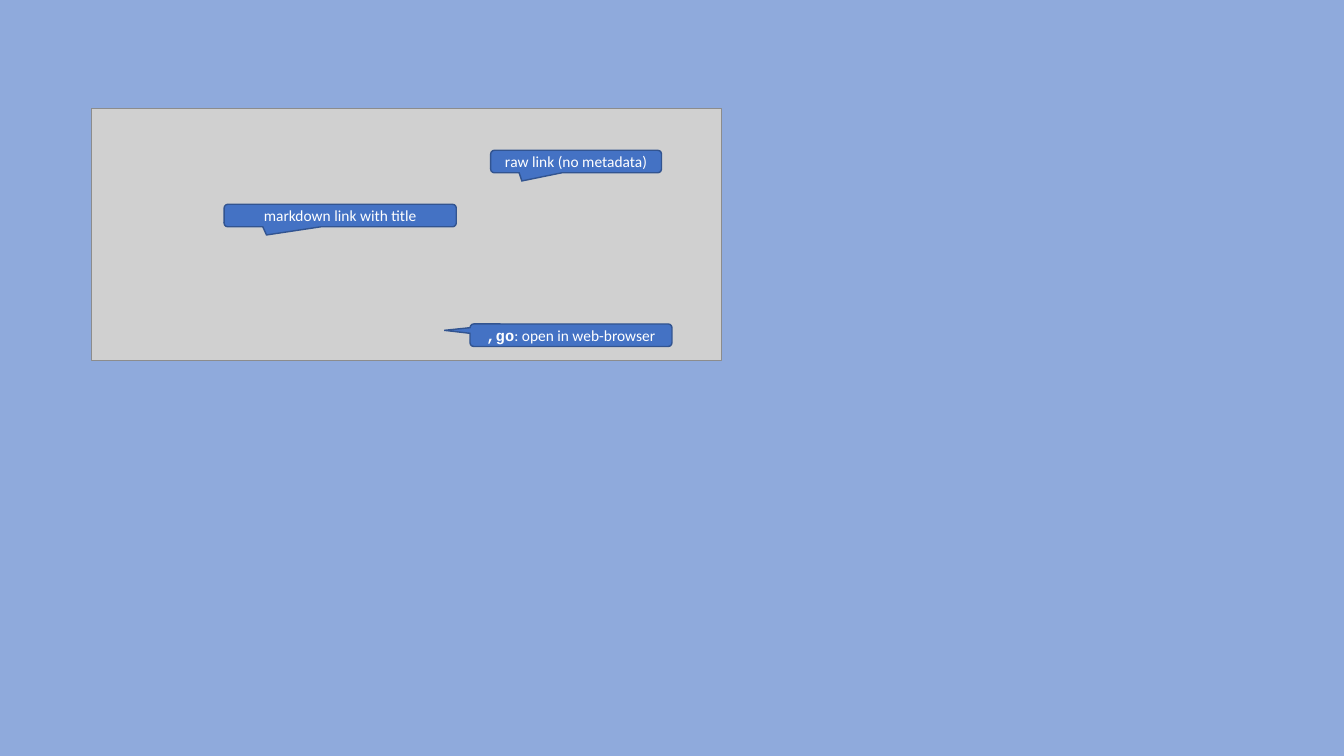
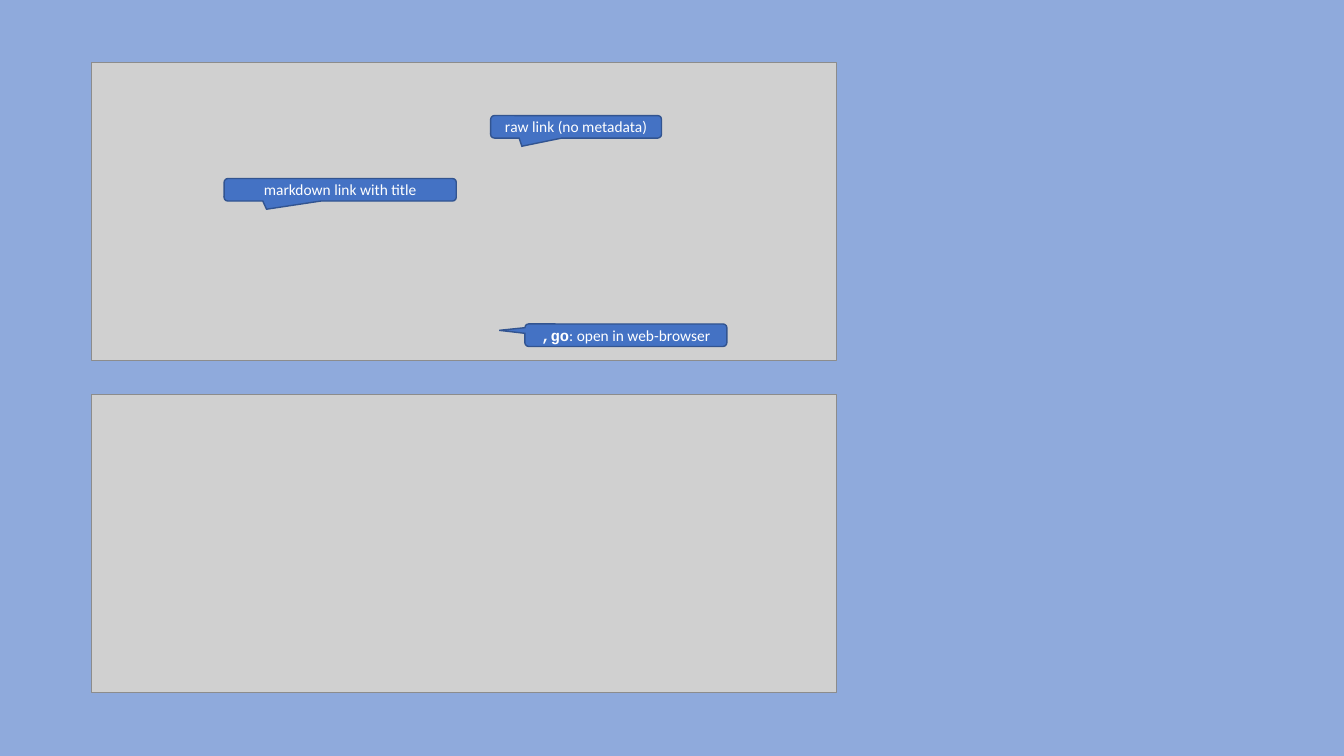
Before and after one commit to sysid/vimania-uri-rs, a slide deck: slide 2 of doc/vimania-uri.pptx. Drawn at 1344x756 pixels with LibreOffice and Linux fonts; fonts in the diff are those of the drawing; grey boxes stand for pictures. Boxes give left, top, right and bottom in pixels: in the first picture for what was removed or moved away, otherwise in the second. Text is boxed around its words. In the diff, an @@ line names an element or a change of style, - is before the commit and + after.

```diff
--- a/doc/vimania-uri.pptx
+++ b/doc/vimania-uri.pptx
@@ picture: place and size @@
-picture at (92,109,721,361)
+picture at (92,63,837,361)
@@ rounded speech box "raw link (no metadata)": place and size @@
-rounded speech box "raw link (no metadata)" at (491,150,661,172)
+rounded speech box "raw link (no metadata)" at (491,116,661,138)
@@ rounded speech box "markdown link with title": place and size @@
-rounded speech box "markdown link with title" at (224,205,456,227)
+rounded speech box "markdown link with title" at (224,178,456,201)
@@ rounded speech box ",go: open in web-browser": place and size @@
-rounded speech box ",go: open in web-browser" at (470,324,671,346)
+rounded speech box ",go: open in web-browser" at (525,324,727,346)
@@ picture added at (92,394,837,693) @@
```
Also in this commit, not shown: 6 other files.
